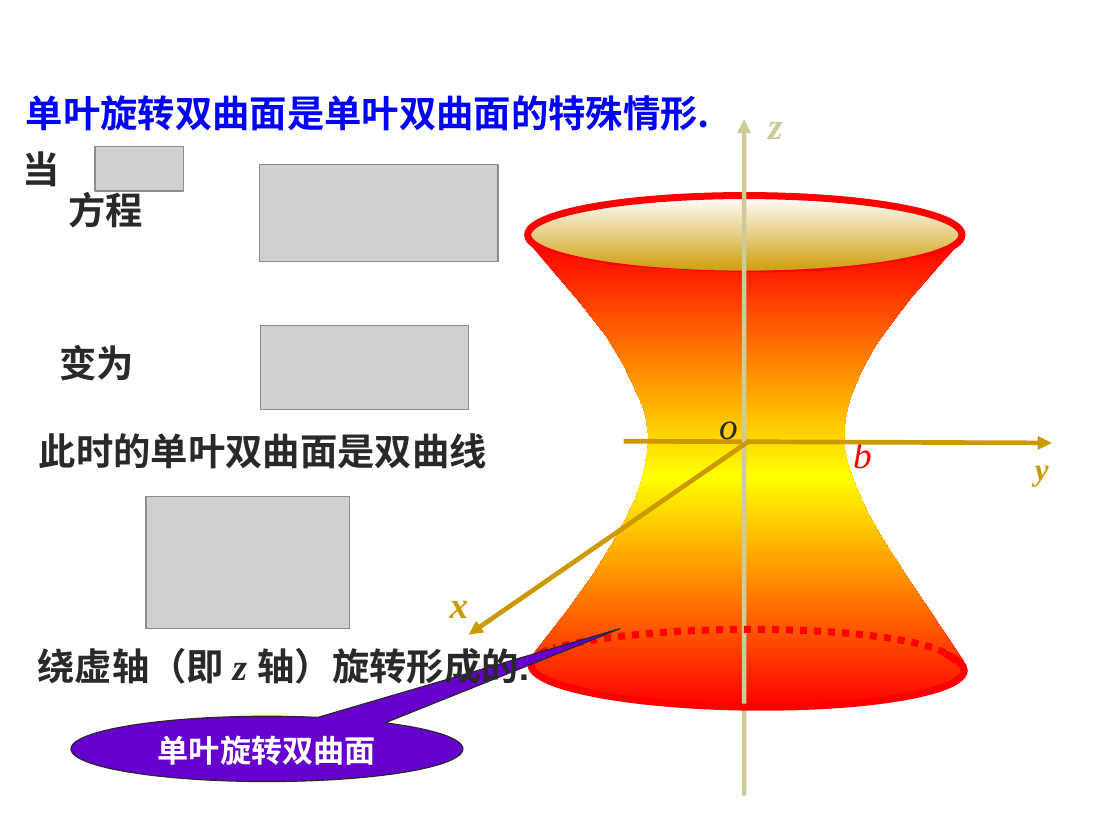
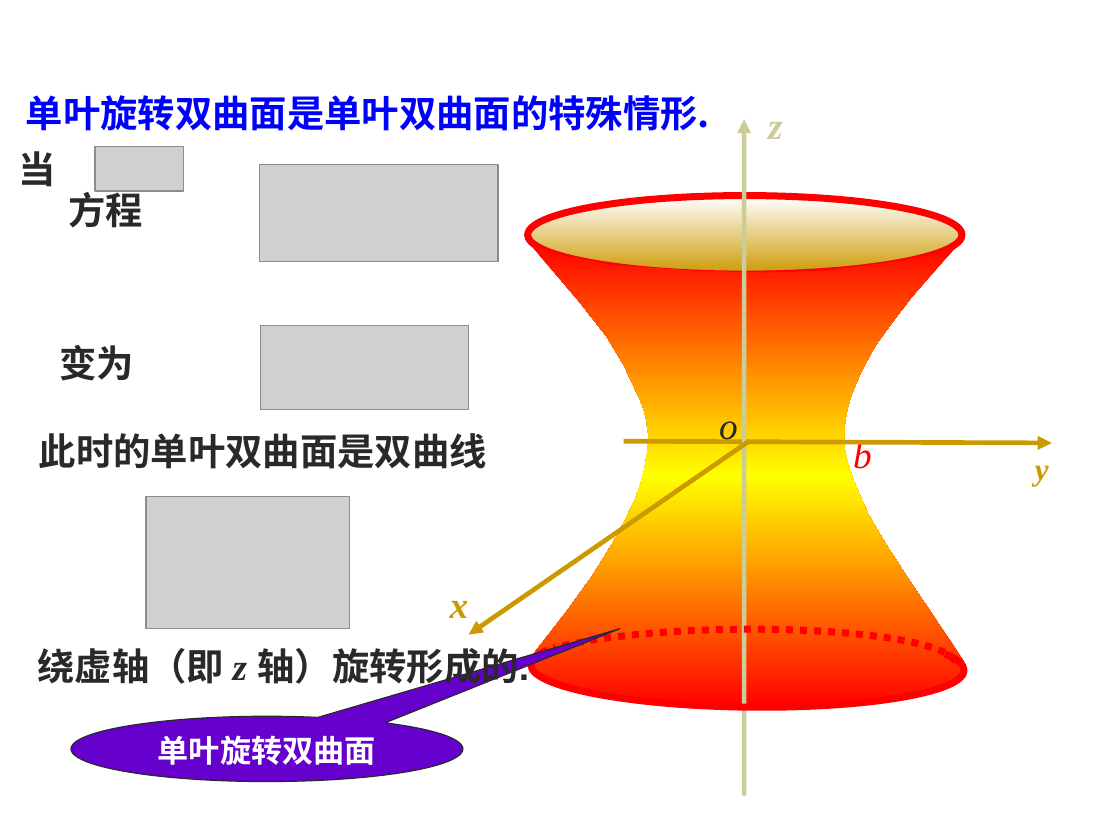
Before and after one commit to weihuayi/class, a slide deck: slide 4 of analyticgeometry/PPT/4-5.ppt. Drawn at 1120x840 pixels with LibreOffice and Linux fonts; fonts in the diff are those of the drawing; grey boxes stand for pictures; background and template pictures are left out. Boxes give left, top, right and bottom in pixels: in the first picture for what was removed or moved away, otherwise in the second. Text is boxed around its words. In the diff, an @@ line names an element or a change of style, - is before the commit and + after.

```diff
--- a/analyticgeometry/PPT/4-5.ppt
+++ b/analyticgeometry/PPT/4-5.ppt
@@ text "当 时," moved from (x1=23, y1=145, x2=151, y2=193) to (x1=19, y1=145, x2=148, y2=193) @@
```
Also in this commit, not shown: 14 other slides changed, 2 other files.
